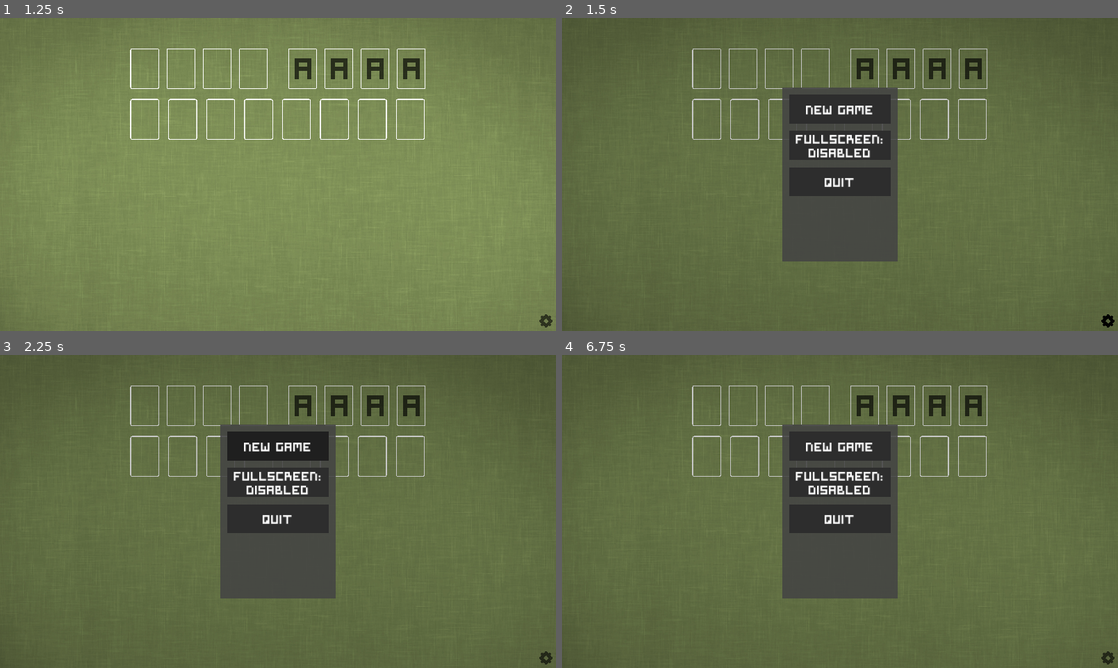
Above: before the commit, frames 1-4 (two rows, left to right).
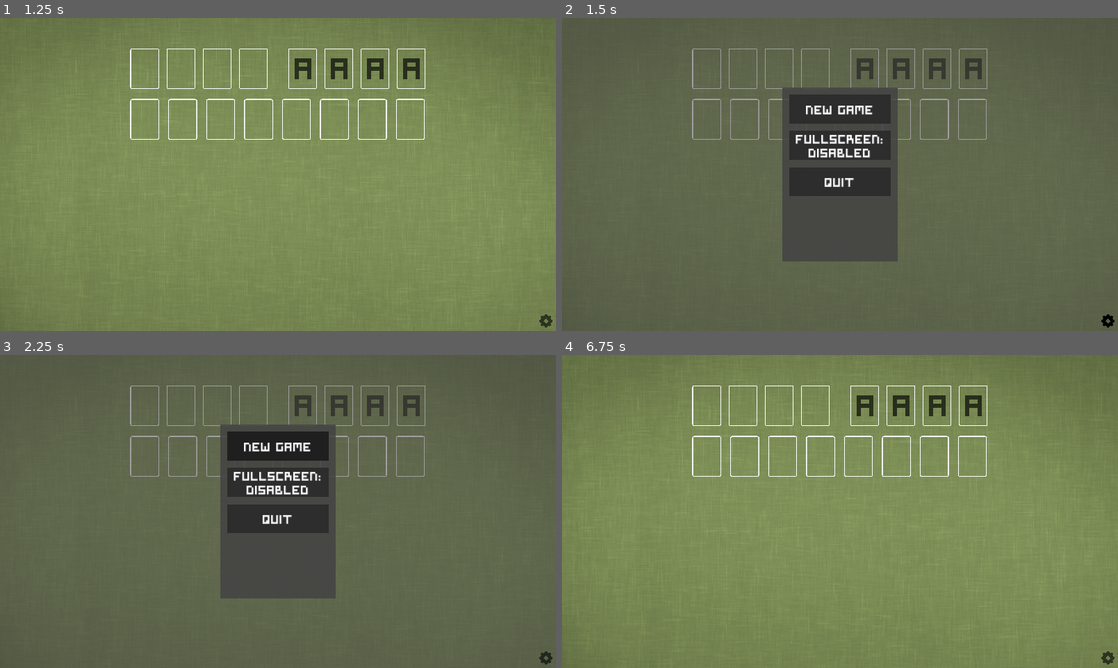
Above: after the commit, the same moments.

Repository: rawii22/FreeCellGodot
Game: Godot game, scene res://Scenes/main.tscn
The game is run twice, just before and just after one commit, with the same random seed, the same clock (stepped at 60 frames per second) and the same inputs.
Inputs (mouse positions are in pixels of both pictures, inside the frame that each line leads up to):
- Up to frame 1 (1.25 s): tap Enter at 0.5 s; move the mouse to (400, 158) at 0.52 s; click (400, 158) at 0.67 s
- Up to frame 2 (1.5 s): click (1106, 321) at 1.25 s
- Up to frame 3 (2.25 s): click "new game" at 2 s
- Up to frame 4 (6.75 s): click "new game" at 2.75 s; click "new game" at 3.5 s; tap Space at 4.25, 5.75 s; move the mouse to (784, 423) at 4.27 s; click (784, 423) at 4.42 s; tap Enter at 5, 6.5 s; move the mouse to (895, 442) at 5.02 s; click (895, 442) at 5.17 s; move the mouse to (812, 574) at 5.77 s; click (812, 574) at 5.92 s; move the mouse to (1006, 558) at 6.52 s; click (1006, 558) at 6.67 s

Frame 1 is identical in both runs. In frame 2, 1.3% of the frame differs, in the area x 23-77%, y 9-39%; in frame 3, 1.3%; in frame 4, 99%, in the area x 0-100%, y 0-100%.

Commit message:
Added click detection to close menu
When a user clicks outside of the menu, it will close.

Diff:
--- a/Scenes/UI/DarkOverlay.gd
+++ b/Scenes/UI/DarkOverlay.gd
@@ -12,11 +12,5 @@
 
 
 func _on_input_event(viewport, event, shape_idx):
-	pass
-#	print(randi())
-#	print("pre left click check")
-#	print(event is InputEventMouseButton)
-#	print(event.button_index == MOUSE_BUTTON_LEFT)
-#	print(event.pressed)
-#	if event is InputEventMouseButton and event.button_index == MOUSE_BUTTON_LEFT and event.pressed:
-#		print("hi there")
+	if event is InputEventMouseButton and event.button_index == MOUSE_BUTTON_LEFT and event.pressed:
+		get_parent().hide()
--- a/Scenes/UI/GUI.tscn
+++ b/Scenes/UI/GUI.tscn
@@ -8,6 +8,7 @@
 script = ExtResource("1_x71gi")
 
 [node name="SettingsMenu" parent="." instance=ExtResource("3_beqox")]
+visible = false
 position = Vector2(1520, 480)
 
 [node name="SettingsButton" parent="." instance=ExtResource("2_1j64k")]
--- a/Scenes/UI/settings_menu.tscn
+++ b/Scenes/UI/settings_menu.tscn
@@ -1,10 +1,11 @@
-[gd_scene load_steps=7 format=3 uid="uid://dxb7ghjo2y75q"]
+[gd_scene load_steps=8 format=3 uid="uid://dxb7ghjo2y75q"]
 
 [ext_resource type="Script" path="res://Scenes/UI/settings_menu.gd" id="1_fy850"]
 [ext_resource type="Texture2D" uid="uid://ddlflgjasobuj" path="res://Assets/UI/settings_menu_background.png" id="1_jh4ki"]
 [ext_resource type="Texture2D" uid="uid://bjxme0f4fpinx" path="res://Assets/UI/settings_button_background_light.png" id="2_g3dsl"]
 [ext_resource type="Script" path="res://Scenes/UI/DarkOverlay.gd" id="2_uibky"]
 [ext_resource type="Texture2D" uid="uid://r5kcnyvl57dw" path="res://Assets/UI/settings_button_background_dark.png" id="3_oqet2"]
+[ext_resource type="Texture2D" uid="uid://b0t0suiak3w6" path="res://Assets/UI/darkened_overlay.png" id="3_xwn5d"]
 [ext_resource type="FontFile" uid="uid://csh6y5qo6krcu" path="res://Assets/Fonts/SymtextFix.ttf" id="4_4ifl8"]
 
 [node name="SettingsMenu" type="Node2D"]
@@ -14,14 +15,13 @@
 script = ExtResource("2_uibky")
 
 [node name="CollisionPolygon2D" type="CollisionPolygon2D" parent="DarkOverlay"]
+visible = false
 polygon = PackedVector2Array(-1520, -480, 2320, -480, 2320, 1680, 800, 1680, 800, 0, 0, 0, 0, 1200, 800, 1200, 800, 1680, -1520, 1680)
 
-[node name="ColorRect" type="ColorRect" parent="DarkOverlay"]
-offset_left = -1520.0
-offset_top = -480.0
-offset_right = 2320.0
-offset_bottom = 1680.0
-color = Color(0, 0, 0, 0.215686)
+[node name="ColorRect" type="Sprite2D" parent="DarkOverlay"]
+modulate = Color(1, 1, 1, 0.509804)
+position = Vector2(400, 600)
+texture = ExtResource("3_xwn5d")
 
 [node name="TextureRect" type="TextureRect" parent="."]
 modulate = Color(1, 1, 1, 0.870588)
--- a/Scenes/column.tscn
+++ b/Scenes/column.tscn
@@ -8,6 +8,7 @@
 [node name="Column" type="Area2D"]
 
 [node name="DragHitbox" type="CollisionShape2D" parent="."]
+visible = false
 position = Vector2(0, 725)
 shape = SubResource("RectangleShape2D_61xrf")
 debug_color = Color(0, 0.6, 0.701961, 0.419608)
--- a/Scenes/foundation.tscn
+++ b/Scenes/foundation.tscn
@@ -8,6 +8,7 @@
 [node name="Foundation" type="Area2D"]
 
 [node name="DragHitbox" type="CollisionShape2D" parent="."]
+visible = false
 scale = Vector2(0.25, 0.25)
 shape = SubResource("RectangleShape2D_67ftt")
 
--- a/Scenes/freecell.tscn
+++ b/Scenes/freecell.tscn
@@ -8,6 +8,7 @@
 [node name="FreeCell" type="Area2D"]
 
 [node name="DragHitbox" type="CollisionShape2D" parent="."]
+visible = false
 scale = Vector2(0.25, 0.25)
 shape = SubResource("RectangleShape2D_p6s3g")
 
Binary file added: Assets/UI/darkened_overlay.png
Not shown, added: Assets/UI/darkened_overlay.png.import
